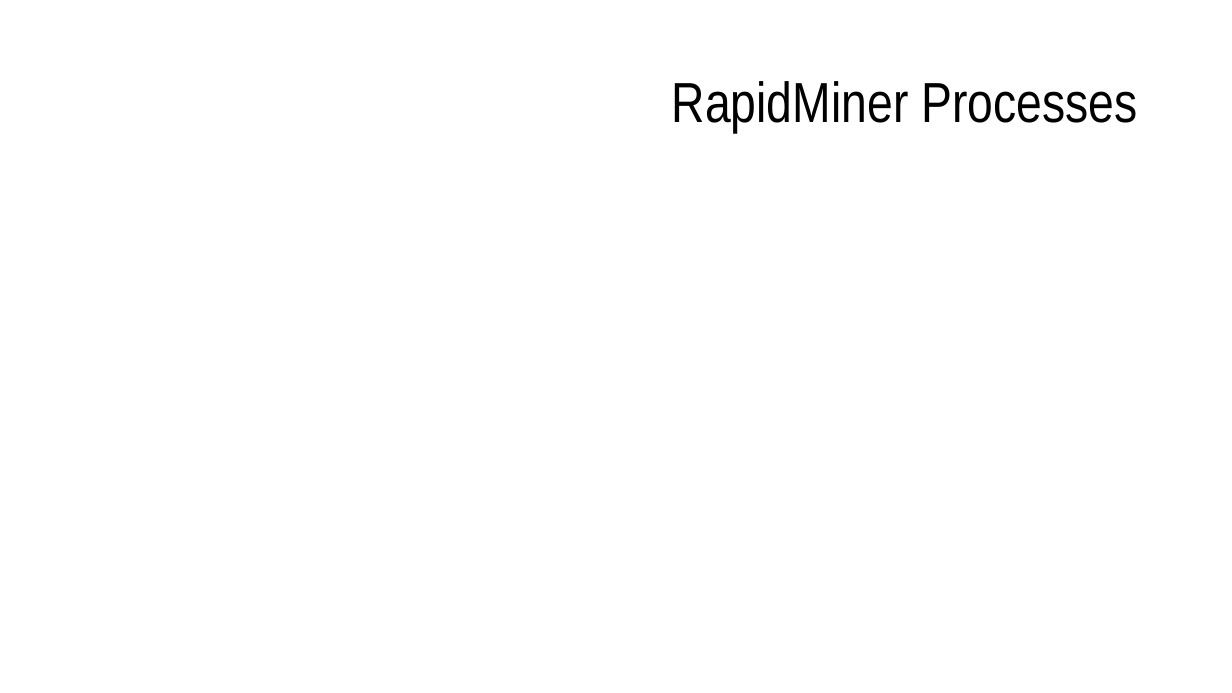
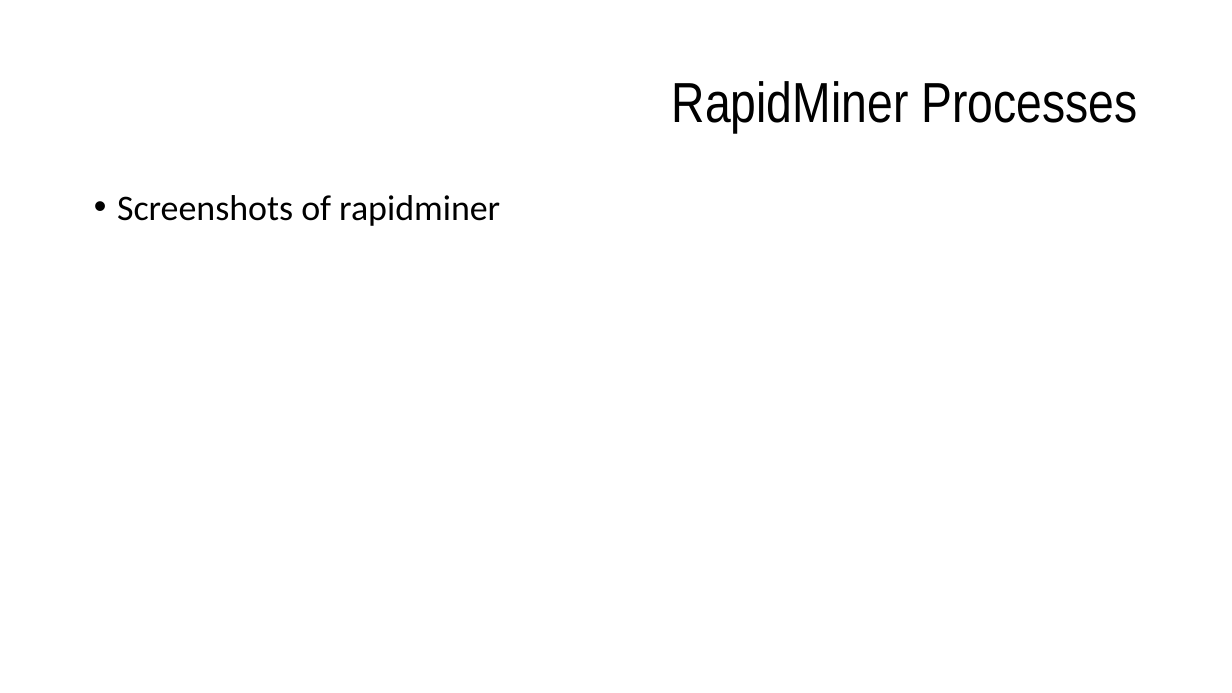
Before and after one commit to EZSPECIAL/AIAD18-19, a slide deck: slide 8 of TP2/docs/report.pptx. Drawn at 1232x693 pixels with LibreOffice and Linux fonts; fonts in the diff are those of the drawing. Boxes give left, top, right and bottom in pixels: in the first picture for what was removed or moved away, otherwise in the second. Text is boxed around its words. In the diff, an @@ line names an element or a change of style, - is before the commit and + after.

```diff
--- a/TP2/docs/report.pptx
+++ b/TP2/docs/report.pptx
@@ text added at (x1=117, y1=195, x2=500, y2=226), 28 pt, text #000000 @@
+• Screenshots of rapidminer
```
Also in this commit, not shown: 6 other slides changed, 1 other file.
